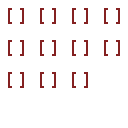
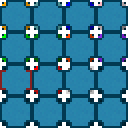
Revision of a layered 128 × 128 image; what changed, layer by layer:
added group "Values" with 2 layers above "Types" over [0,2,126,94]
renamed "basic_values" to "values", showed it, moved it into group "Values", painted on it over [0,2,126,126]
moved "collection" into group "Types" over [8,8,120,88]
showed "Variable.png" over [0,0,128,128]
